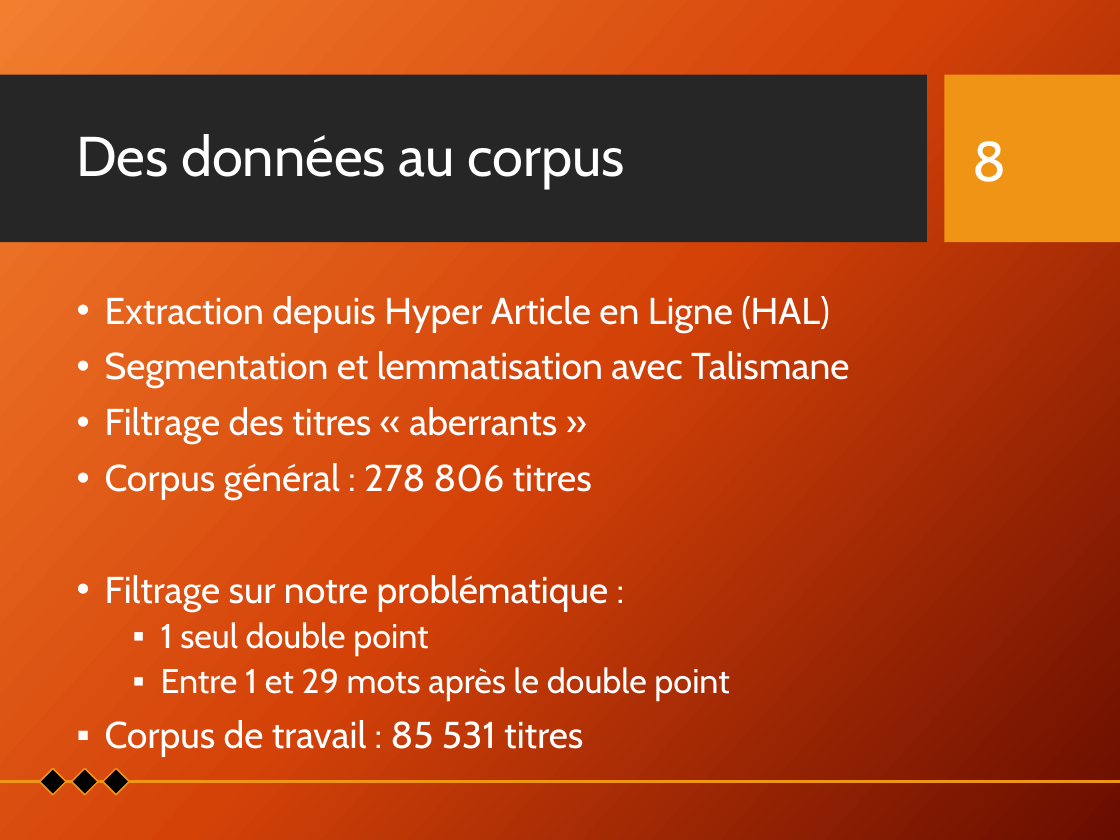
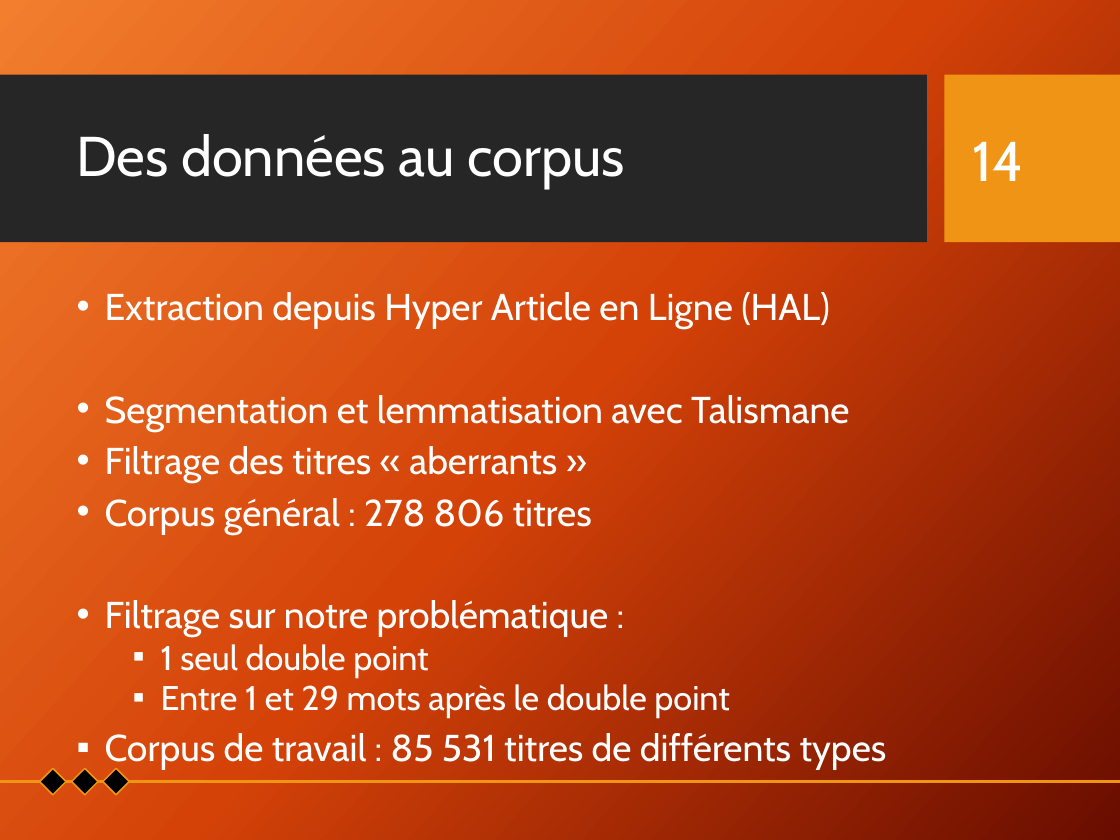
Before and after one commit to Xitog/tal, a slide deck: slide 14 of dossiers/Final - Présentation Projet de recherche.pptx (slide 8 before the commit). Drawn at 1120x840 pixels with LibreOffice and Linux fonts; fonts in the diff are those of the drawing; background and template pictures are left out. Boxes give left, top, right and bottom in pixels: in the first picture for what was removed or moved away, otherwise in the second. Text is boxed around its words. In the diff, an @@ line names an element or a change of style, - is before the commit and + after.

Commit message:
Travail présentation

```diff
--- a/dossiers/Final - Présentation Projet de recherche.pptx
+++ b/dossiers/Final - Présentation Projet de recherche.pptx
@@ page number at (x1=973, y1=141, x2=1024, y2=181): text changed @@
-8
+14
@@ text at (x1=105, y1=292, x2=849, y2=719): line spacing 0.9 to 0.8 @@
@@ text at (x1=105, y1=733, x2=887, y2=769): text changed @@
-▪ Corpus de travail : 85 531 titres
+▪ Corpus de travail : 85 531 titres de différents types
```
Also in this commit, not shown: 7 other slides changed, 16 slides added.
